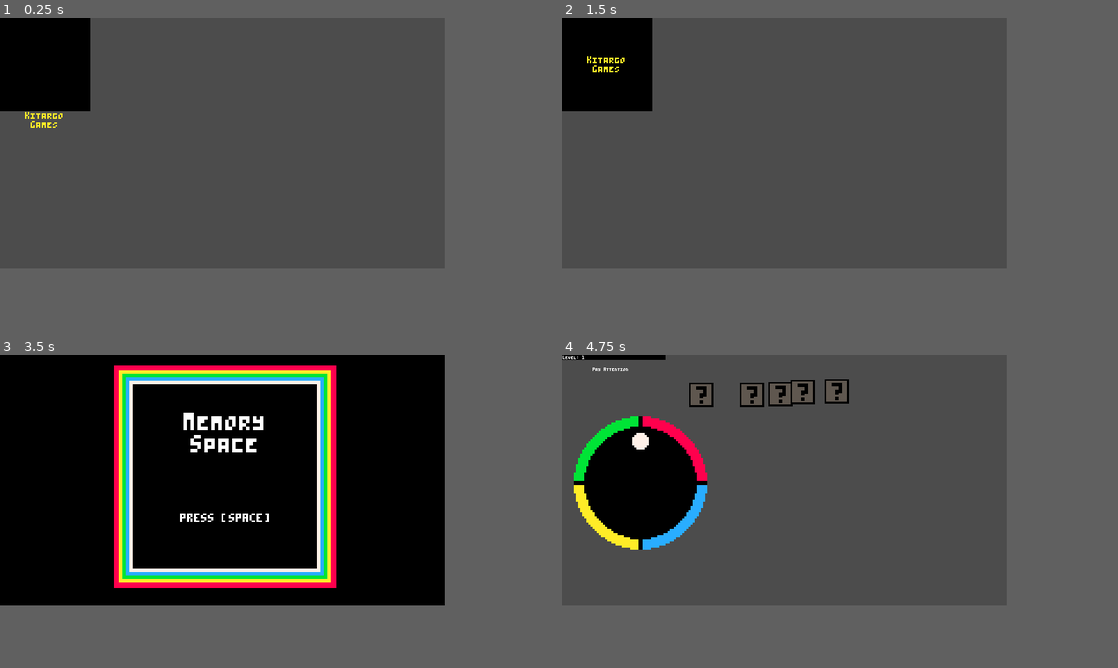
Above: before the commit, frames 1-4 (two rows, left to right).
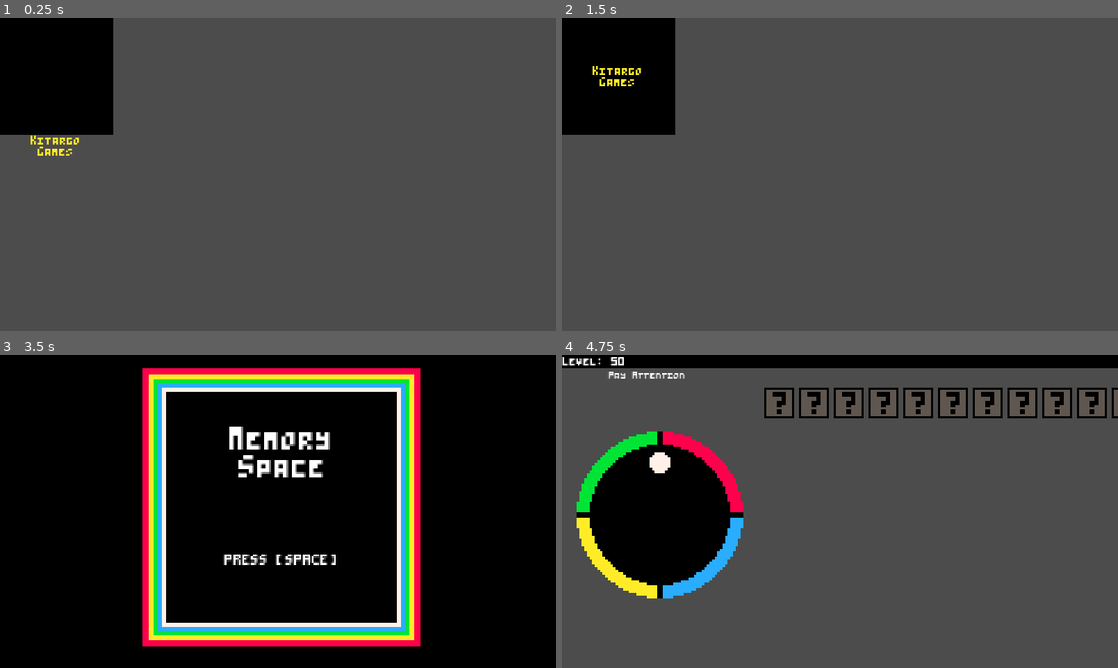
Above: after the commit, the same moments.

Repository: sugarvoid/memory-space
Game: Godot game, scene res://scene/SplashScreen.tscn
Two runs of this game, one before a commit and one after it. Both use one fixed random seed, a clock stepped at 60 frames per second and the inputs below.
Inputs:
- Up to frame 1 (0.25 s): no input
- Up to frame 2 (1.5 s): tap Enter (ui_accept) at 0.5, 0.77 s; hold Space (space) 0.53-1.28 s; tap Space (space) at 1.35 s
- Up to frame 3 (3.5 s): tap Enter (ui_accept) at 1.52, 2, 2.75, 3.02 s; hold Space (space) 2.03-2.78 s; tap Space (space) at 2.85 s
- Up to frame 4 (4.75 s): tap Space (space) at 3.5, 4.35 s; hold Space (space) 3.53-4.28 s; tap Enter (ui_accept) at 3.77, 4.52 s
In our replay, the window is 640x360 before the commit and 800x450 after it. These sizes can differ from the game's own. Grey fills any space a smaller window leaves; there, only what the larger window draws over its background counts as a difference.

The runs differ from the first frame. In frame 1, 3.0% of the frame differs, in the area x 0-21%, y 0-44%; in frame 2, 3.1%; in frame 3, 23%, in the area x 20-76%, y 3-94%; in frame 4, 16%.

Commit message:
Started on autofill of array

Diff:
--- a/Game.gd
+++ b/Game.gd
@@ -3,17 +3,12 @@
 
 const level_string = "Level: %s"
 
-onready var square0 = get_node("Row/Square0")
-onready var square1 = get_node("Row/Square1")
-onready var square2 = get_node("Row/Square2")
-onready var square3 = get_node("Row/Square3")
-onready var square4 = get_node("Row/Square4")
-onready var square_container = get_node("Row")
+onready var square_container = get_node("SquareContainer")
 
-onready var pSquare = preload("res://Square.tscn")
+onready var pSquare = preload("res://Section.tscn")
 
 
-onready var starting_position: Position2D = get_node("SquareContainer/startingPos")
+onready var starting_position: Vector2 = get_node("StartingPos").position
 
 
 enum GAME_STATE {
@@ -26,23 +21,50 @@
 var current_level: int
 var is_round_over: bool = false
 var state = GAME_STATE.BEFORE_ROUND
-var desired_pattern : Array = [null, null, null, null, null]
-var player_seleted_pattern : Array = [null, null, null, null, null]
+var desired_pattern : Array
+var player_seleted_pattern : Array
 var player_current_guess: int
+var w_space: int
+
+const row_one_y = 55
+const row_two_y = 95
+
+var buttface: Array
 
 var square_pos: Array = [
-
+	Vector2(250, 55),
+	Vector2(290, 55),
+	Vector2(330, 55),
+	Vector2(370, 55),
+	Vector2(410, 55),
+	Vector2(450, 55),
+	Vector2(490, 55),
+	Vector2(530, 55),
+	Vector2(570, 55),
+	Vector2(610, 55),
+	Vector2(650, 55),
+	#
+	#
+	#
 ]
 
 
+func _ready():
+	current_level = 50
 
+	_fill_in_postions()
 
-func _ready():
-	current_level = 1
 	rng = RandomNumberGenerator.new()
+
+	for l in current_level:
+		print(l)
+		_spawnSquare(buttface[l])
 
 
 func _process(_delta):
+
+
+
 	_update_level_label()
 	if Input.is_action_pressed("ui_cancel"):
 		get_tree().quit()
@@ -51,7 +73,7 @@
 		GAME_STATE.BEFORE_ROUND:
 			$AnimationPlayer.play("start_round")
 		GAME_STATE.DURING:
-			if player_current_guess == 5:
+			if player_current_guess == self.current_level:
 				$Wheel/Ball.stop_rotating()
 				$Instructions2.visible = false
 				self.state = GAME_STATE.POST_ROUND
@@ -65,27 +87,43 @@
 func _update_level_label() -> void:
 	$LblLevel.text = level_string % str(current_level)
 
-func _spawnSquarePositions() -> void:
-	for l in 20:
-		var tempPos: Vector2 = Vector2(starting_position.x + 40, starting_position.y)
-		self.square_pos.append(tempPos)
+
+## Might add a fucntion to make positions in code
+func _fill_in_postions() -> void:
+	var y_value = starting_position.y
+	for l in 100:
+		var tempPos: Vector2 = Vector2(starting_position.x + (40 * l), starting_position.y)
+		if l == 10:
+			y_value = y_value + 40
+		if l == 20:
+			y_value = y_value + 40
+		if l == 30:
+			y_value = y_value + 40
+		if l == 40:
+			y_value = y_value + 40
+		if l == 50:
+			y_value = y_value + 40
+
+		self.buttface.append(tempPos)
+
+	print(self.buttface)
 
 
 func _spawnSquare(pos: Vector2) -> void:
-	for l in current_level:
-		var new_square = pSquare.instance()
-		new_square.position = square_pos[current_level - 1]
-		get_tree().current_scene.add_child(new_square)
+	var new_square = pSquare.instance()
+	new_square.position = pos
+	$SquareContainer.add_child(new_square)
 
-func _resizeArrays(current_level: int):
-	self.desired_pattern.resize(current_level)
-	self.player_seleted_pattern.resize(current_level)
+func _resizeArrays(cur_lvl: int):
+	self.desired_pattern.resize(cur_lvl)
+	self.player_seleted_pattern.resize(cur_lvl)
 
 func _reset_player_guess() -> void:
 	player_current_guess = 0
 
 
 func _generate_new_pattern() -> void:
+	_resizeArrays(self.current_level)
 	for n in self.current_level:
 		desired_pattern[n] = _get_random_number()
 
@@ -122,11 +160,10 @@
 
 
 func _setup_sprites(pattern: Array) -> void:
-	square0.color = pattern[0]
-	square1.color = pattern[1]
-	square2.color = pattern[2]
-	square3.color = pattern[3]
-	square4.color = pattern[4]
+	$SquareContainer.get_child(0)
+	$SquareContainer.get_child(1)
+	$SquareContainer.get_child(2)
+
 
 func _input(event) -> void:
 	match(state):
--- a/Game.tscn
+++ b/Game.tscn
@@ -1,10 +1,9 @@
-[gd_scene load_steps=11 format=2]
+[gd_scene load_steps=10 format=2]
 
 [ext_resource path="res://image/pico-8-1x.png" type="Texture" id=1]
 [ext_resource path="res://Game.gd" type="Script" id=2]
 [ext_resource path="res://image/ball.png" type="Texture" id=3]
 [ext_resource path="res://image/wheel.png" type="Texture" id=4]
-[ext_resource path="res://Square.tscn" type="PackedScene" id=5]
 [ext_resource path="res://Ball.gd" type="Script" id=6]
 [ext_resource path="res://Segment.tscn" type="PackedScene" id=7]
 [ext_resource path="res://font/pico_12.tres" type="DynamicFont" id=8]
@@ -71,14 +70,8 @@
 
 [node name="SquareContainer" type="Node2D" parent="."]
 
-[node name="three" type="Position2D" parent="SquareContainer"]
-position = Vector2( 327, 222 )
-
-[node name="three2" type="Position2D" parent="SquareContainer"]
-position = Vector2( 315, 99 )
-
-[node name="startingPos" type="Position2D" parent="SquareContainer"]
-position = Vector2( 275, 98 )
+[node name="StartingPos" type="Position2D" parent="."]
+position = Vector2( 250, 55 )
 
 [node name="Sprite" type="Sprite" parent="."]
 visible = false
@@ -90,28 +83,11 @@
 region_rect = Rect2( 6, 0, 1, 1 )
 
 [node name="Sprite2" type="Sprite" parent="."]
-position = Vector2( 149, 7 )
-scale = Vector2( 171.5, 7.50001 )
+position = Vector2( 644, 15 )
+scale = Vector2( 666.5, 15.5 )
 texture = ExtResource( 1 )
 hframes = 16
 region_rect = Rect2( 0, 0, 1, 1 )
-
-[node name="Row" type="Node2D" parent="."]
-
-[node name="Square0" parent="Row" instance=ExtResource( 5 )]
-position = Vector2( 200, 57 )
-
-[node name="Square1" parent="Row" instance=ExtResource( 5 )]
-position = Vector2( 273, 57 )
-
-[node name="Square2" parent="Row" instance=ExtResource( 5 )]
-position = Vector2( 314, 56 )
-
-[node name="Square3" parent="Row" instance=ExtResource( 5 )]
-position = Vector2( 346, 53 )
-
-[node name="Square4" parent="Row" instance=ExtResource( 5 )]
-position = Vector2( 395, 52 )
 
 [node name="Wheel" type="Sprite" parent="."]
 position = Vector2( 113, 184 )
@@ -150,6 +126,7 @@
 margin_top = 1.0
 margin_right = 41.0
 margin_bottom = 7.0
+rect_scale = Vector2( 2, 2 )
 custom_fonts/font = ExtResource( 8 )
 
 [node name="Instructions" type="Label" parent="."]
@@ -157,6 +134,7 @@
 margin_top = 18.0
 margin_right = 111.0
 margin_bottom = 29.0
+rect_scale = Vector2( 1.7, 1.7 )
 custom_fonts/font = ExtResource( 8 )
 text = "Pay Attention"
 align = 1
@@ -167,6 +145,7 @@
 margin_top = 45.0
 margin_right = 100.0
 margin_bottom = 53.0
+rect_scale = Vector2( 1.7, 1.7 )
 custom_fonts/font = ExtResource( 8 )
 text = "Your Turn"
 align = 1
--- a/project.godot
+++ b/project.godot
@@ -23,8 +23,8 @@
 
 window/size/width=640
 window/size/height=360
-window/size/test_width=640
-window/size/test_height=360
+window/size/test_width=1280
+window/size/test_height=720
 window/stretch/mode="2d"
 window/stretch/aspect="keep"
 
Renamed: Square.tscn -> Section.tscn
